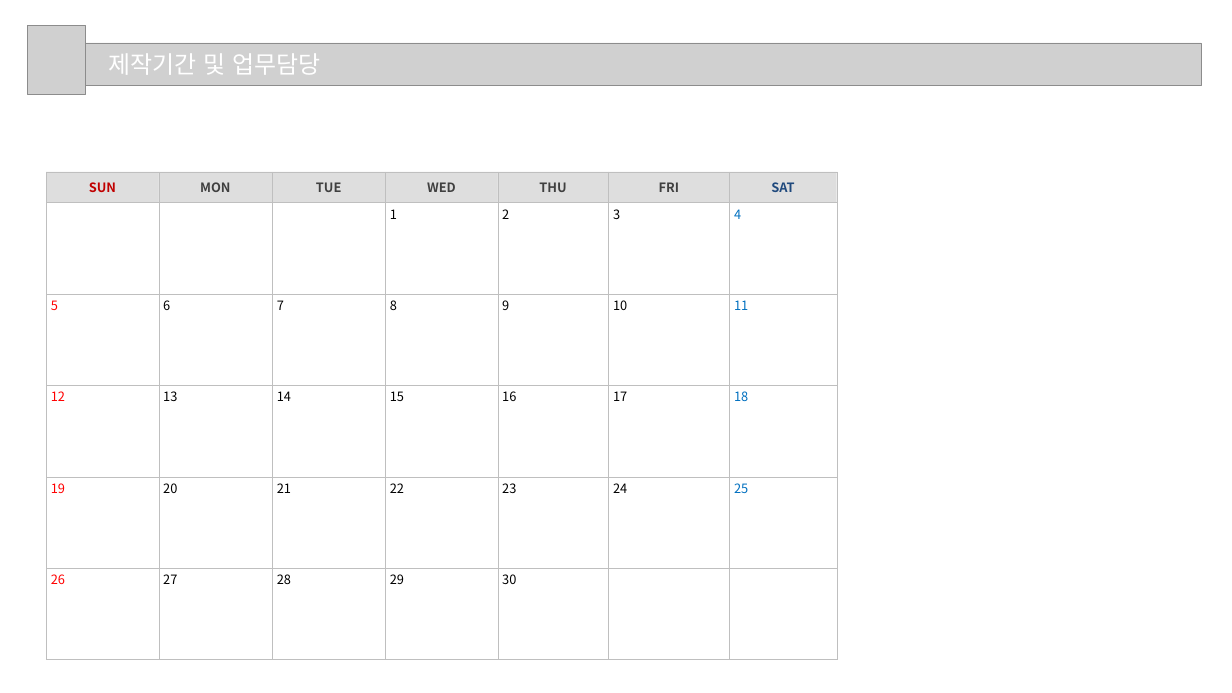
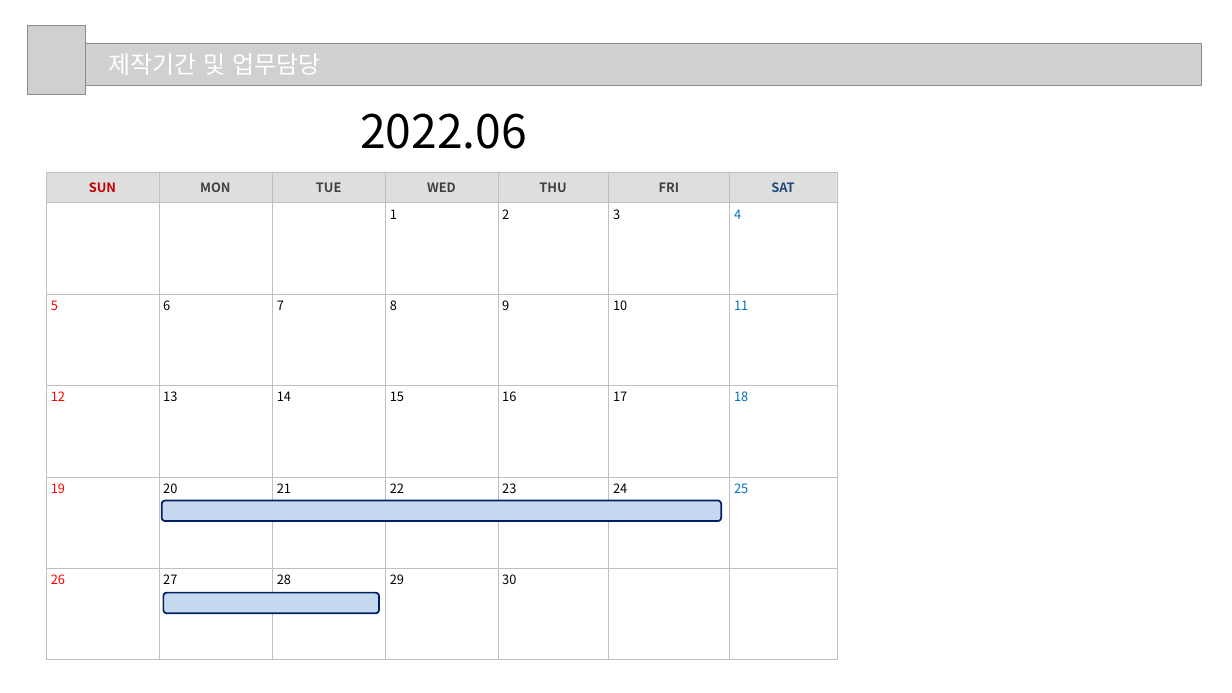
Before and after one commit to bhs0906/JavaFX_Oracle_Project, a slide deck: slide 4 of 3조_프로젝트2.pptx. Drawn at 1232x693 pixels with LibreOffice and Linux fonts; fonts in the diff are those of the drawing; grey boxes stand for pictures. Boxes give left, top, right and bottom in pixels: in the first picture for what was removed or moved away, otherwise in the second. Text is boxed around its words. In the diff, an @@ line names an element or a change of style, - is before the commit and + after.

```diff
--- a/3조_프로젝트2.pptx
+++ b/3조_프로젝트2.pptx
@@ text added at <box>360,113,527,149</box>, 54 pt, text #000000 @@
+2022.06
@@ rounded rectangle added at <box>161,500,721,521</box>, fill #C6D9F1, outline #002060 2 pt @@
@@ rounded rectangle added at <box>163,593,379,614</box>, fill #C6D9F1, outline #002060 2 pt @@
```
Also in this commit, not shown: 2 other slides changed.
